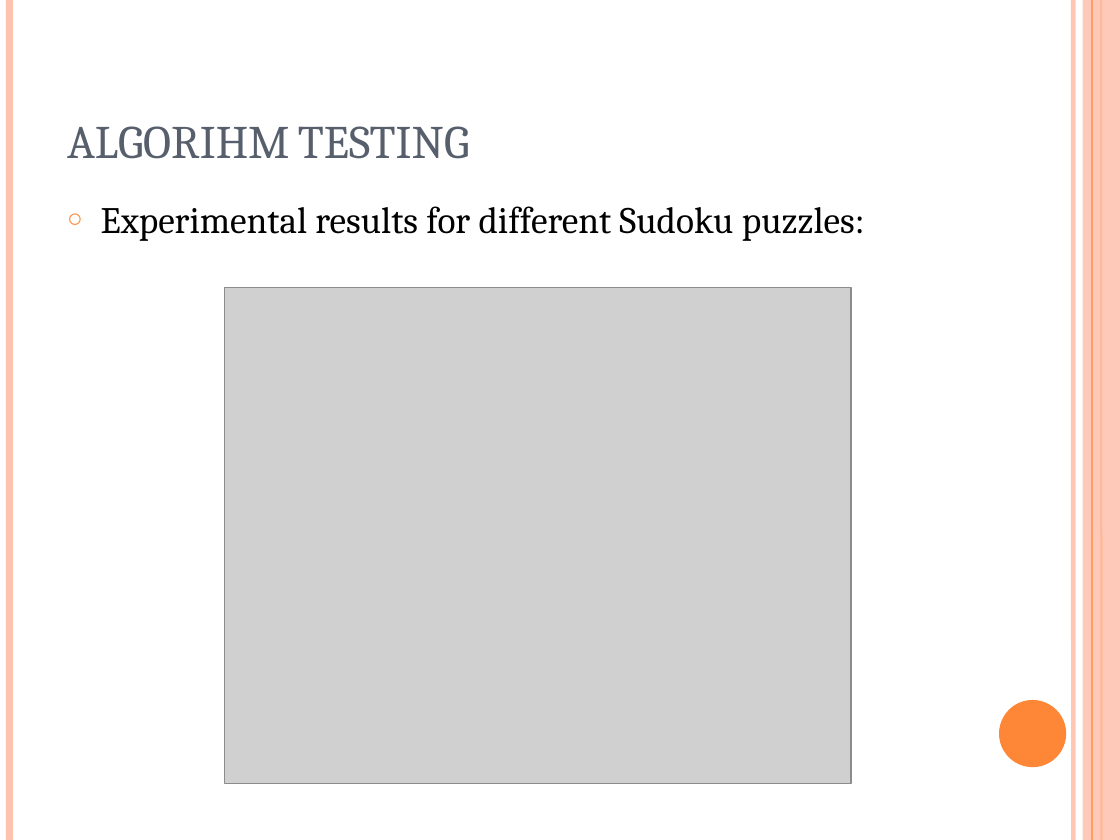
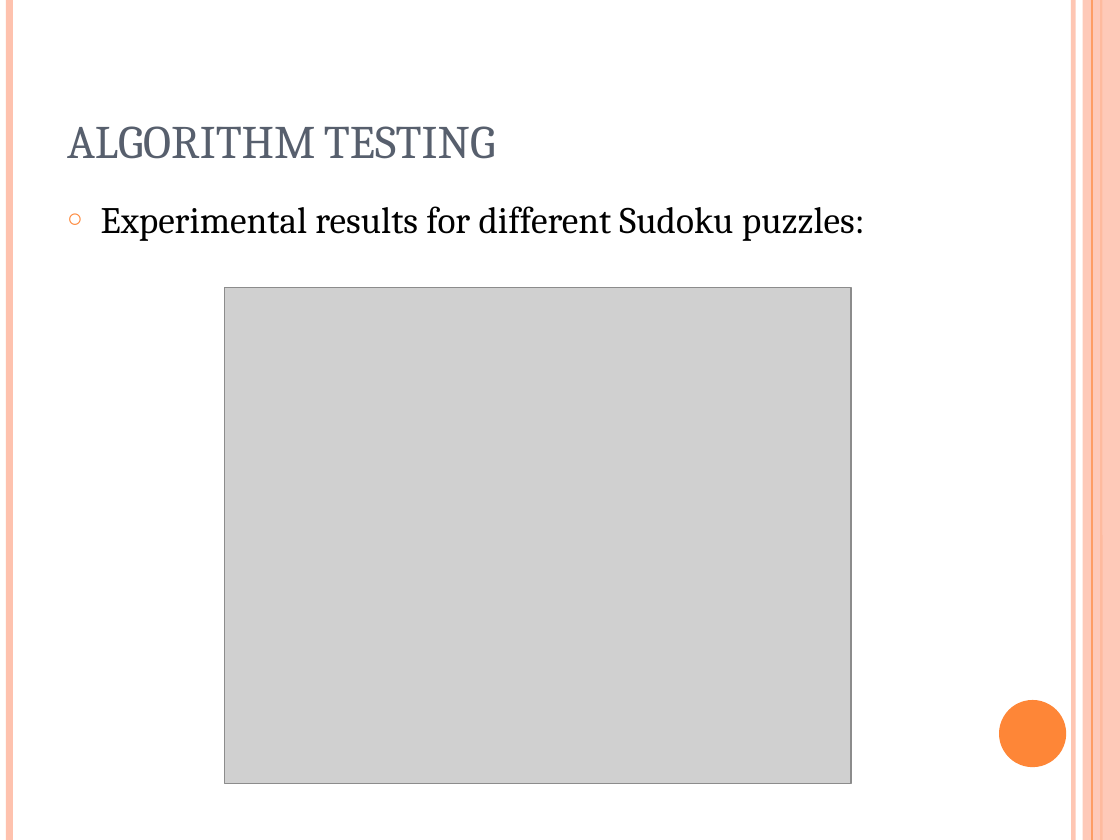
Before and after one commit to VivekVeeri/i-sudoku-matlab, a slide deck: slide 13 of doc/FINAL_PRESENTATION_updated.pptx. Drawn at 1120x840 pixels with LibreOffice and Linux fonts; fonts in the diff are those of the drawing; grey boxes stand for pictures. Boxes give left, top, right and bottom in pixels: in the first picture for what was removed or moved away, otherwise in the second. Text is boxed around its words. In the diff, an @@ line names an element or a change of style, - is before the commit and + after.

```diff
--- a/doc/FINAL_PRESENTATION_updated.pptx
+++ b/doc/FINAL_PRESENTATION_updated.pptx
@@ title at <box>67,126,495,159</box>: text changed @@
-ALGORIHM TESTING
+ALGORITHM TESTING
```
Also in this commit, not shown: 3 other slides changed, 1 other file.
